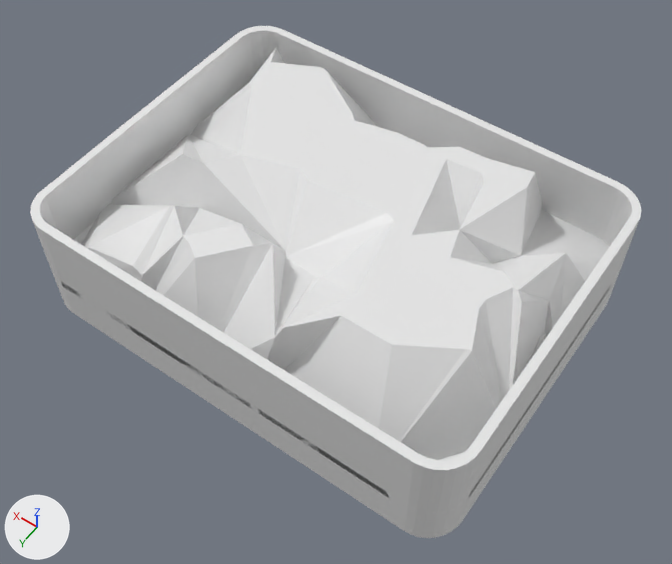
Renders of the FBX model meshes/Wax_Shell_Sticks_16x12_B.fbx from each side of a commit.
Camera for both pictures: a 50 mm camera at (-0.1203, 0.1684, 0.2212) aimed at (-0.0056, 0.0078, -0.0313). Every picture has the same lights, and +X, +Y and +Z are marked at lower left. The older version comes first. Where no turn or scale is listed for an object, it has been applied to the vertices. Vertices at exactly the same position are counted once.

The first picture shows 'Wax_Shell_Sticks_16x12_B'.
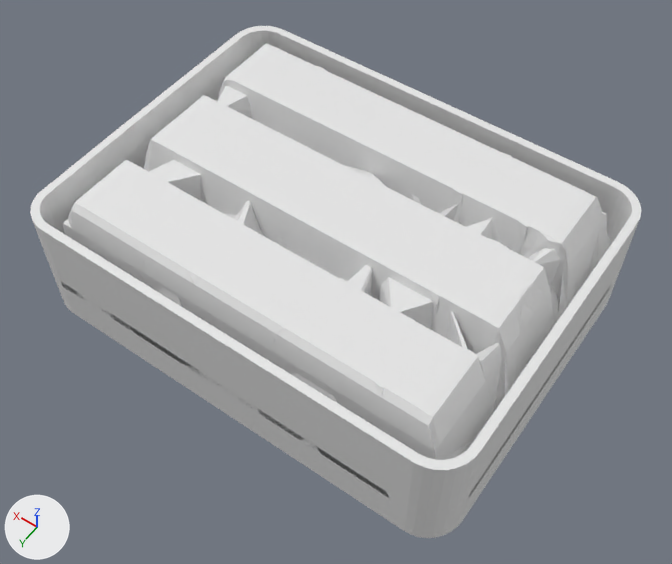
Where the change shows, as pixel boxes [x1, y1, x2, y2] in the pictures (672 x 564 px):
part 1 of me_wax_shell_sticks_16x12_b, added
    after: [49, 44, 621, 513]

What changed in the scene script:
```text
Change me_wax_shell_sticks_16x12_b:
    used by ob_wax_shell_sticks_16x12_b; location = (0.0, 0.0, 0.0)
    remove me_wax_shell_sticks_16x12_b.from_pydata(...)  # 1038 vertices, 1846 faces; spans x -0.083..0.083, y -0.063..0.063, z -0.048..0.0
    add me_wax_shell_sticks_16x12_b.from_pydata(...)  # 5873 vertices, 10146 faces; spans x -0.083..0.083, y -0.063..0.063, z -0.048..0.0
    me_wax_shell_sticks_16x12_b part 1: 4835 vertices added at x -0.083..0.083, y -0.063..0.063, z -0.033..0.0
```
